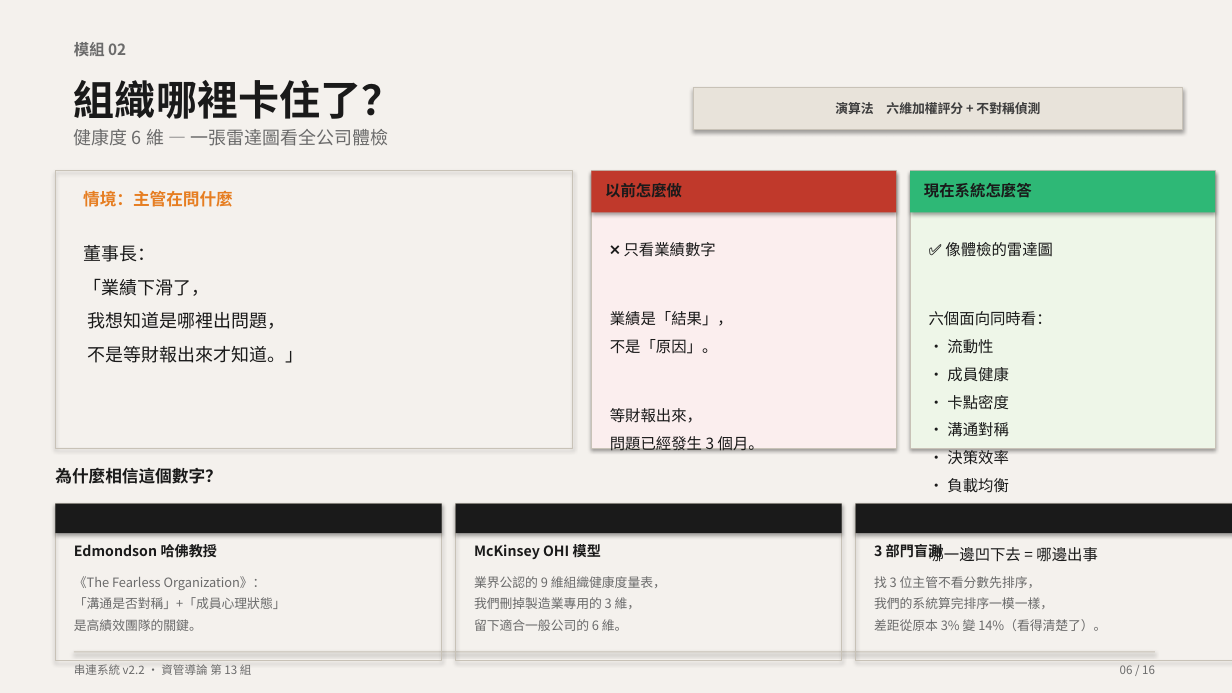
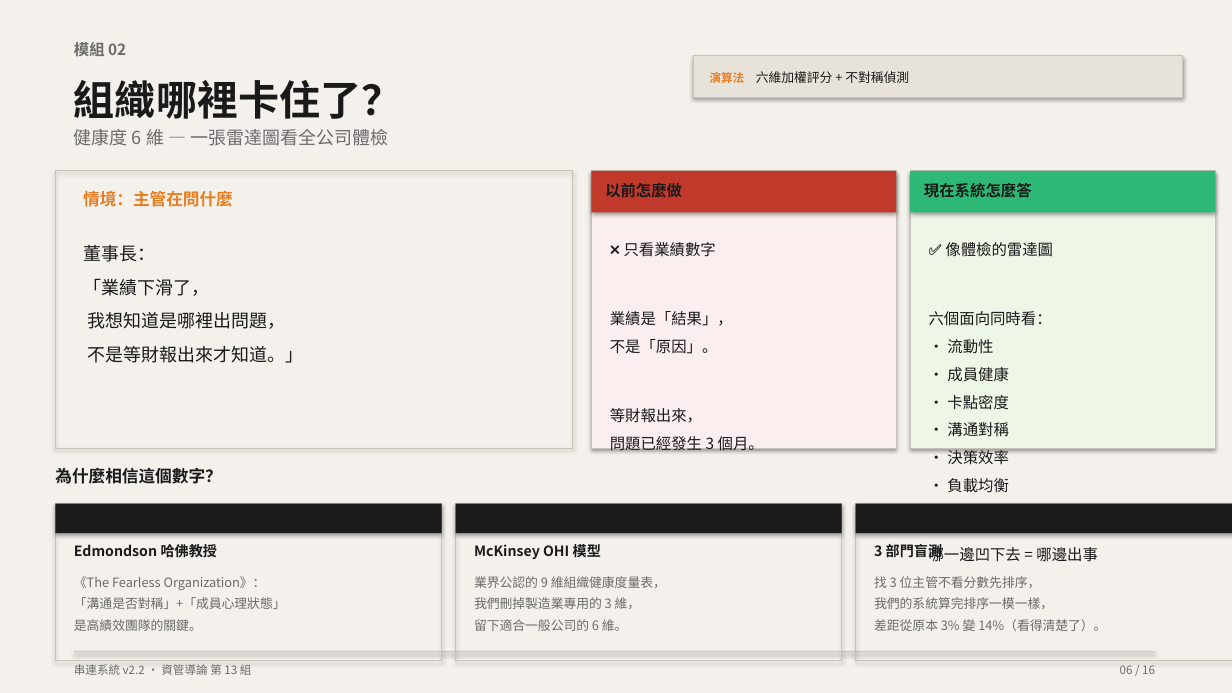
Before and after one commit to Peter2594/chuanlien-system-v2, a slide deck: slide 6 of docs/串連系統_簡報.pptx. Drawn at 1232x693 pixels with LibreOffice and Linux fonts; fonts in the diff are those of the drawing. Boxes give left, top, right and bottom in pixels: in the first picture for what was removed or moved away, otherwise in the second. Text is boxed around its words. In the diff, an @@ line names an element or a change of style, - is before the commit and + after.

```diff
--- a/docs/串連系統_簡報.pptx
+++ b/docs/串連系統_簡報.pptx
@@ rectangle "演算法 六維加權評分 + 不對稱偵測": place and size @@
-rectangle "演算法 六維加權評分 + 不對稱偵測" at [693, 88, 1183, 129]
+rectangle "演算法 六維加權評分 + 不對稱偵測" at [693, 55, 1183, 97]
@@ rectangle "演算法 六維加權評分 + 不對稱偵測" at [693, 55, 1183, 97]: size 10 to 9 pt, text colour #3D3D3D to #E67E22 in "演算法"; text colour #3D3D3D to #1A1A1A, bold off in "六維加權評分 + 不對稱偵測"; alignment centre to left; line spacing 1 to 1.3; vertical alignment middle to top @@
```
Also in this commit, not shown: 4 other slides changed, 1 other file.
